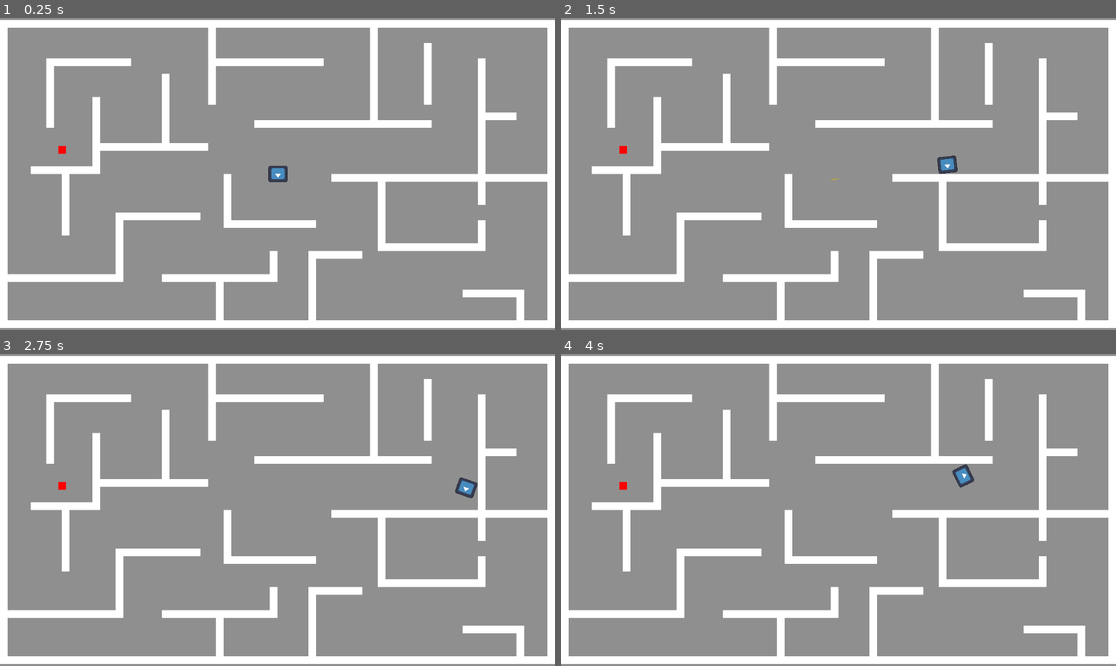
Above: before the commit, frames 1-4 (two rows, left to right).
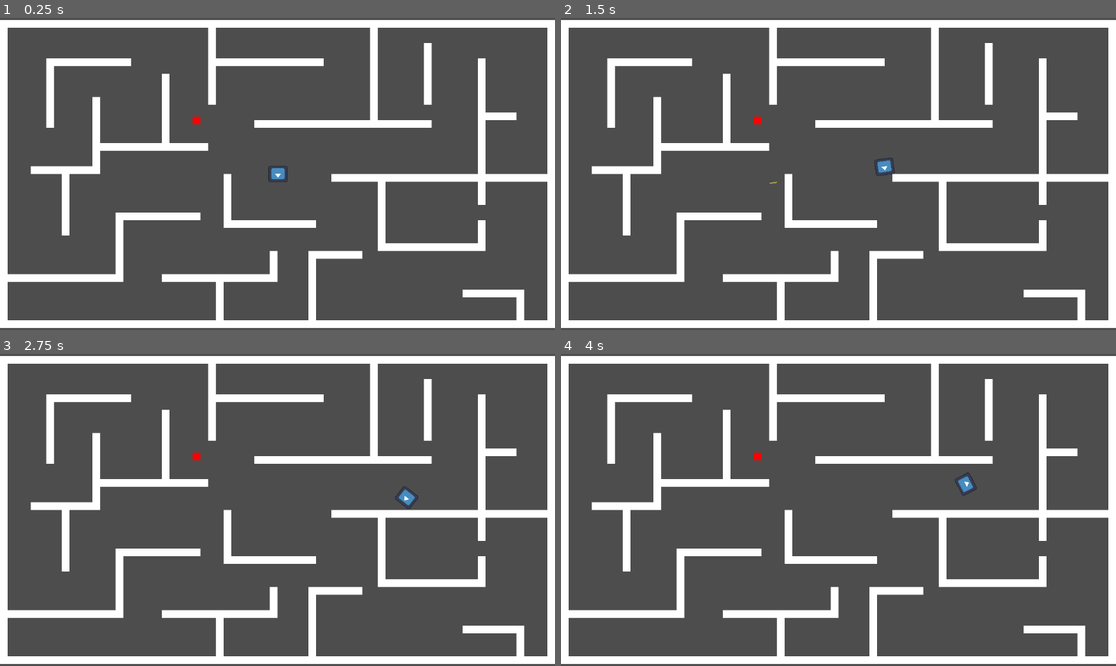
Above: after the commit, the same moments.

Repository: FabienRollet/Projet-B
Game: Godot game, scene res://scenes/world.tscn
The game is run twice, just before and just after one commit, with the same random seed, the same clock (stepped at 60 frames per second) and the same inputs. The engine's default icon, where the game draws it, is replaced by a stand-in: a white triangle on a blue panel in a dark square.
Inputs (mouse positions are in pixels of both pictures, inside the frame that each line leads up to):
- Up to frame 1 (0.25 s): no input
- Up to frame 2 (1.5 s): tap Enter at 0.5 s; move the mouse to (960, 158) at 0.52 s; hold D (right) 0.53-1.28 s; tap W (top) at 0.6 s; move the mouse to (727, 189) at 1.27 s; hold S (down) from 1.28 s (still down); click (727, 189) at 1.35 s
- Up to frame 3 (2.75 s): tap W (top) at 1.55, 2.1 s; tap Space at 2 s; move the mouse to (333, 441) at 2.02 s; release S (down) at 2.03 s; hold D (right) from 2.03 s (still down)
- Up to frame 4 (4 s): move the mouse to (810, 572) at 2.77 s; tap W (top) at 2.85, 3.8 s; tap Enter at 3.5 s; move the mouse to (1005, 556) at 3.52 s; release D (right) at 3.53 s; hold A (left) from 3.53 s (still down); click (1005, 556) at 3.6 s

The runs differ from the first frame. In frame 1, 82% of the frame differs, in the area x 0-100%, y 0-100%; in frame 2, 82%; in frame 3, 82%; in frame 4, 82%.

Commit message:
update pathfiding

Diff:
--- a/scenes/bullet.gd
+++ b/scenes/bullet.gd
@@ -2,6 +2,9 @@
 
 var speed = 2000
 var direction = Vector2.RIGHT
+
+func _ready():
+	body_entered.connect(_on_body_entered)
 
 func _physics_process(delta: float) -> void:
 	var velocity = direction * speed * delta
@@ -9,6 +12,7 @@
 
 
 func _on_body_entered(body: Node2D) -> void:
+	print("Balle a touché: ", body.name)
 	if "enemy" in body.name:
 		body.kill()
 		queue_free()
--- a/scenes/bullet.tscn
+++ b/scenes/bullet.tscn
@@ -9,18 +9,19 @@
 size = Vector2(16, 2)
 
 [node name="bullet" type="Area2D"]
-position = Vector2(2, 2)
+position = Vector2(1, 0)
 script = ExtResource("1_l5glv")
 
 [node name="Sprite2D" type="Sprite2D" parent="."]
 modulate = Color(0.722309, 0.6604, 0.295091, 1)
-position = Vector2(2, -4)
 scale = Vector2(1, 0.125)
 texture = ExtResource("1_mkf8s")
 script = SubResource("GDScript_y25gk")
 
-[node name="CollisionShape2D" type="CollisionShape2D" parent="."]
-position = Vector2(2, -4)
+[node name="Area2D" type="Area2D" parent="."]
+collision_mask = 3
+
+[node name="CollisionShape2D" type="CollisionShape2D" parent="Area2D"]
 shape = SubResource("RectangleShape2D_v8qja")
 
 [connection signal="body_entered" from="." to="." method="_on_body_entered"]
--- a/scenes/enemy.gd
+++ b/scenes/enemy.gd
@@ -1,24 +1,22 @@
 extends CharacterBody2D
 
-const SPEED = 300.0
+const SPEED = 100.0
 @export var player: Node2D
 @onready var nav_agent := $NavigationAgent2D as NavigationAgent2D
 
+func _ready():
+	makepath()
+
 func _physics_process(_delta: float) -> void:
-	if player == null:
-		print("Player is not assigned!")
-		return
-
 	var dir = to_local(nav_agent.get_next_path_position()).normalized()
 	velocity = dir * SPEED
-	look_at(player.position)
 	move_and_slide()
 
+func _on_area_2d_body_entered(body: Node2D) -> void:
+	if "player" in body.name:
+		body.kill()
+
 func makepath() -> void:
-	if player == null:
-		print("Player is not assigned!")
-		return
-
 	nav_agent.target_position = player.global_position
 
 func _on_timer_timeout() -> void:
--- a/scenes/enemy.tscn
+++ b/scenes/enemy.tscn
@@ -18,6 +18,13 @@
 [node name="CollisionShape2D" type="CollisionShape2D" parent="."]
 shape = SubResource("RectangleShape2D_7p1mj")
 
+[node name="Area2D" type="Area2D" parent="."]
+collision_layer = 2
+collision_mask = 3
+
+[node name="CollisionShape2D2" type="CollisionShape2D" parent="Area2D"]
+shape = SubResource("RectangleShape2D_7p1mj")
+
 [node name="NavigationAgent2D" type="NavigationAgent2D" parent="."]
 debug_enabled = true
 
--- a/scenes/player.gd
+++ b/scenes/player.gd
@@ -2,18 +2,16 @@
 
 const SPEED = 300.0
 var bullet = preload("res://scenes/bullet.tscn")
+var dir : Vector2
+
+func _unhandled_input(event: InputEvent) -> void:
+	dir.x =Input.get_axis("left","right")
+	dir.y = Input.get_axis("top","down")
+	dir = dir.normalized()
+
 
 func _physics_process(_delta: float) -> void:
-	var direction := Input.get_axis("left", "right")
-	if direction:
-		velocity.x = direction * SPEED
-	else:
-		velocity.x = move_toward(velocity.x, 0, SPEED)
-	direction = Input.get_axis("top", "down")
-	if direction:
-		velocity.y = direction * SPEED
-	else:
-		velocity.y = move_toward(velocity.y, 0, SPEED)
+	velocity = dir * SPEED
 	look_at(get_global_mouse_position())
 	move_and_slide()
 
--- a/scenes/player.tscn
+++ b/scenes/player.tscn
@@ -24,10 +24,12 @@
 shape = SubResource("RectangleShape2D_tlwt5")
 
 [node name="Area2D" type="Area2D" parent="."]
-position = Vector2(-89, -2)
+position = Vector2(-159, -22)
+collision_layer = 2
+collision_mask = 3
 
 [node name="CollisionShape2D" type="CollisionShape2D" parent="Area2D"]
-position = Vector2(89, 2)
+position = Vector2(160, 22)
 shape = SubResource("RectangleShape2D_g2els")
 
 [connection signal="body_entered" from="Area2D" to="." method="_on_area_2d_body_entered"]
--- a/scenes/world.tscn
+++ b/scenes/world.tscn
@@ -15,12 +15,6 @@
 
 [node name="World" type="Node"]
 
-[node name="background" type="Sprite2D" parent="."]
-self_modulate = Color(0.56, 0.56, 0.56, 1)
-position = Vector2(-9.53674e-07, 1)
-scale = Vector2(84.875, 47.375)
-texture = ExtResource("1_f3sb7")
-
 [node name="Camera2D" type="Camera2D" parent="."]
 
 [node name="TileMap" type="TileMap" parent="."]
@@ -31,5 +25,6 @@
 [node name="player" parent="." instance=ExtResource("2_rwgxs")]
 position = Vector2(1, 0)
 
-[node name="enemy" parent="." instance=ExtResource("3_4wyf3")]
-position = Vector2(-447, -50)
+[node name="enemy" parent="." node_paths=PackedStringArray("player") instance=ExtResource("3_4wyf3")]
+position = Vector2(-168, -111)
+player = NodePath("../player")
